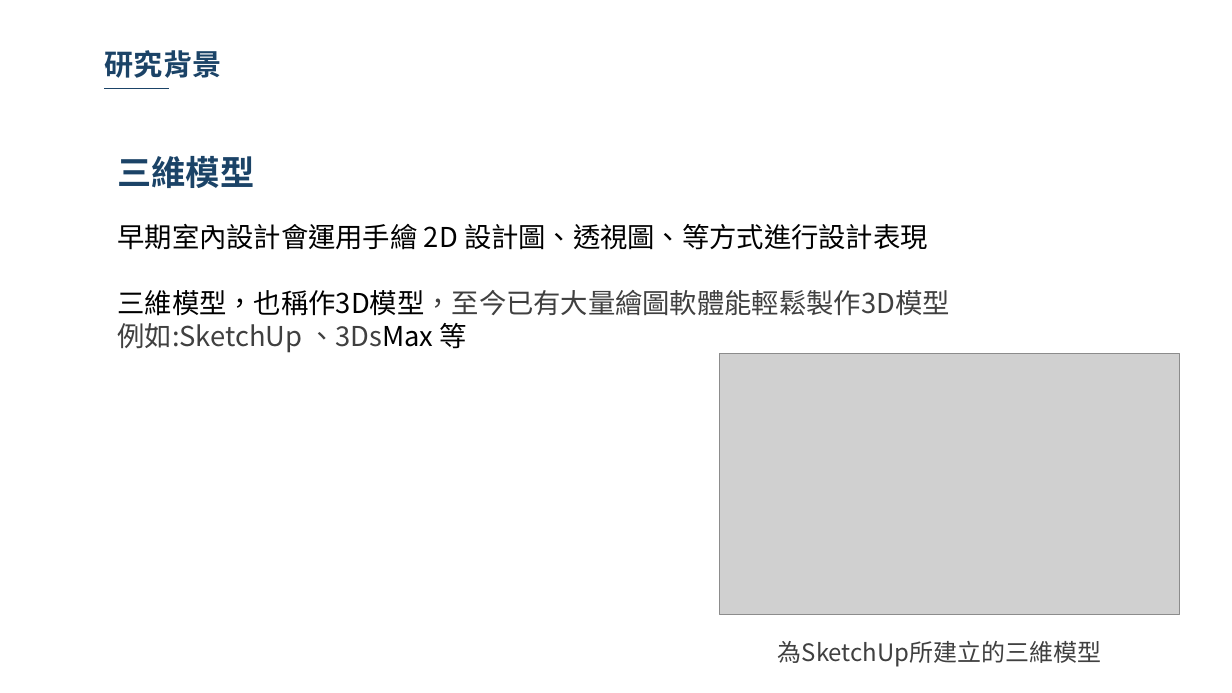
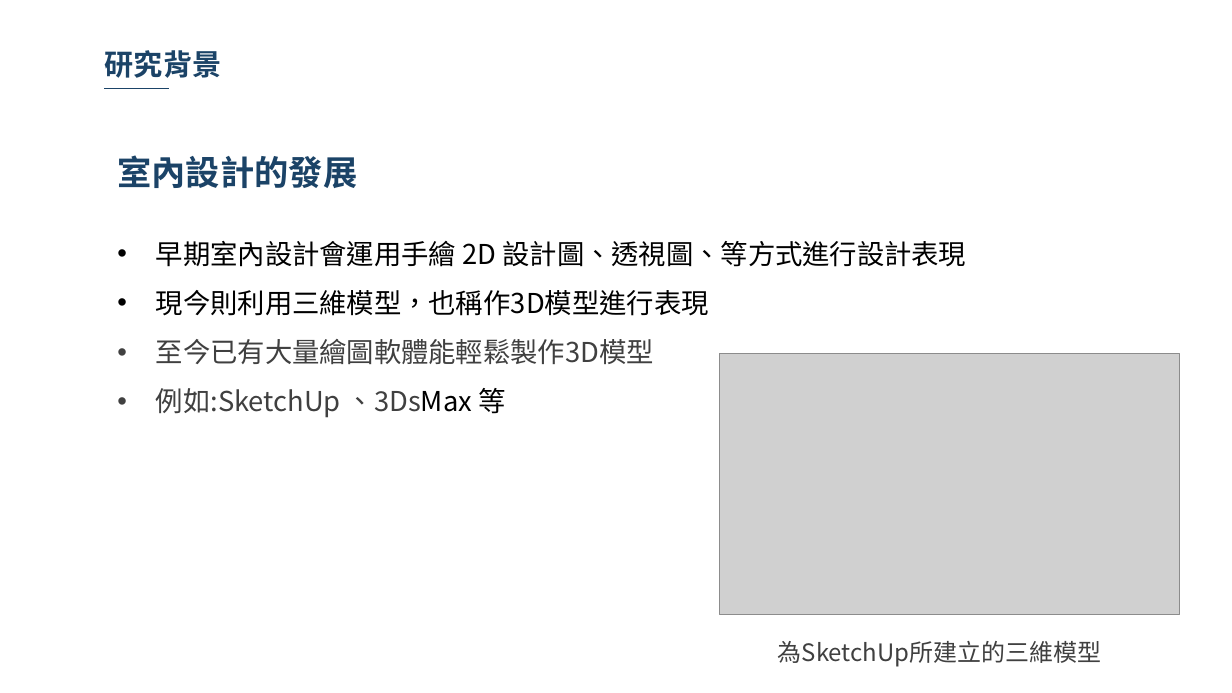
Before and after one commit to 10994015/paper, a slide deck: slide 5 of 論文/論文初審.pptx. Drawn at 1232x693 pixels with LibreOffice and Linux fonts; fonts in the diff are those of the drawing; grey boxes stand for pictures; background and template pictures are left out. Boxes give left, top, right and bottom in pixels: in the first picture for what was removed or moved away, otherwise in the second. Text is boxed around its words. In the diff, an @@ line names an element or a change of style, - is before the commit and + after.

```diff
--- a/論文/論文初審.pptx
+++ b/論文/論文初審.pptx
@@ text at [117, 155, 357, 188]: text changed @@
-三維模型
+室內設計的發展
@@ text at [156, 241, 967, 418]: bullet none to •; line spacing 1 to 1.5 @@
@@ text at [156, 290, 709, 365]: text changed; text colour #404040 to #000000 @@
-三維模型，也稱作3D模型，至今已有大量繪圖軟體能輕鬆製作3D模型
+• 現今則利用三維模型，也稱作3D模型進行表現
+• 至今已有大量繪圖軟體能輕鬆製作3D模型
```
Also in this commit, not shown: 2 other slides changed, 1 slide added, 1 other file.
